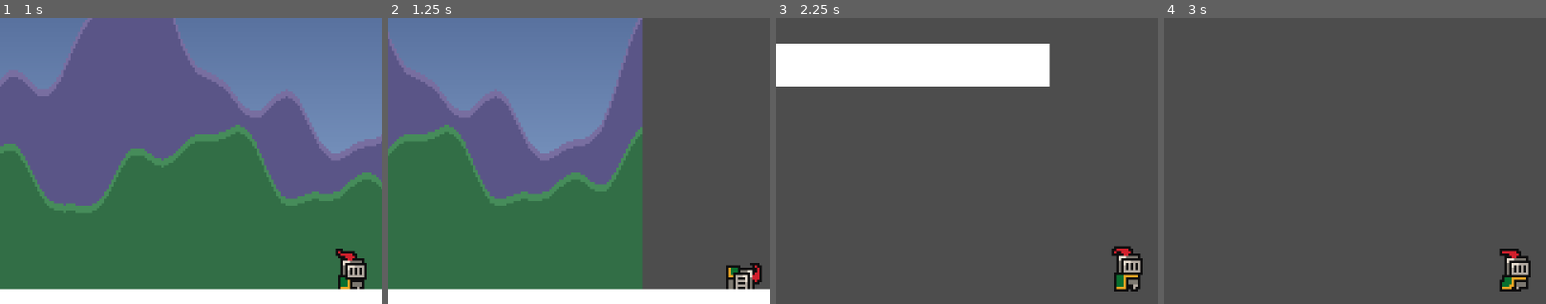
Above: before the commit, frames 1-4 (left to right).
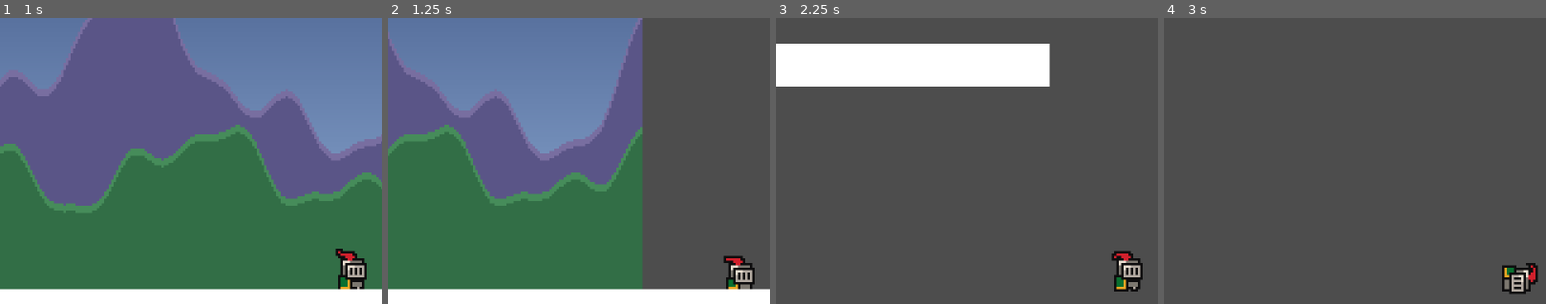
Above: after the commit, the same moments.

Repository: cuzimapanda2003/labo02_Programmation_Jeux_Multim-diat
Game: Godot game, scene res://scenes/world.tscn
The game is run twice, just before and just after one commit, with the same random seed, the same clock (stepped at 60 frames per second) and the same inputs.
Inputs (mouse positions are % of the whole screen's width and height, from its top left):
- Up to frame 1 (1 s): move the mouse to (72, 45) at 0.52 s; hold Right (right) from 0.53 s (still down); tap Down (roll, bound only before the commit) at 0.6 s; click (72, 45) at 0.67 s; tap Up (jump) at 0.77 s; tap J (attack, bound only after the commit) at 0.8 s
- Up to frame 2 (1.25 s): keep holding Right (right)
- Up to frame 3 (2.25 s): move the mouse to (30, 55) at 1.27 s; tap J (attack, bound only after the commit) at 1.35 s; click (30, 55) at 1.42 s; tap Up (jump) at 1.52 s; tap Down (roll, bound only before the commit) at 1.55, 2.1 s; move the mouse to (60, 28) at 2.02 s; release Right (right) at 2.03 s; hold Left (left) from 2.03 s (still down); click (60, 28) at 2.17 s
- Up to frame 4 (3 s): tap J (attack, bound only after the commit) at 2.3, 2.85 s; move the mouse to (45, 70) at 2.77 s; release Left (left) at 2.78 s; hold Right (right) from 2.78 s (still down); click (45, 70) at 2.92 s
The pictures show only the part of the screen within x 4-54%, y 2-52%; the shares and areas given below are measured in that part.

Frame 1 is identical in both runs. In frame 2, 0.8% of the frame differs, in the area x 87-98%, y 83-95%; in frame 3, 0.6%; in frame 4, 1.1%, in the area x 87-98%, y 80-97%.

Commit message:
changed rolling for attack

Diff:
--- a/c07_plateforme/c07_plateforme/project.godot
+++ b/c07_plateforme/c07_plateforme/project.godot
@@ -29,9 +29,10 @@
 
 [input]
 
-roll={
+attack={
 "deadzone": 0.2,
-"events": [Object(InputEventKey,"resource_local_to_scene":fa …(140 unchanged characters)… d":false,"keycode":0,"physical_keycode":4194322,"key_label":0,"unicode":0,"location":0,"echo":false,"script":null)
+"events": [Object(InputEventKey,"resource_local_to_scene":fa …(140 unchanged characters)… d":false,"keycode":0,"physical_keycode":74,"key_label":0,"unicode":106,"location":0,"echo":false,"script":null)
+, Object(InputEventMouseButton,"resource_local_to_scene":false,"resource_name":"","device":-1,"window_id":0,"alt_pressed":false,"shift_pressed":false,"ctrl_pressed":false,"meta_pressed":false,"button_mask":0,"position":Vector2(0, 0),"global_position":Vector2(0, 0),"factor":1.0,"button_index":1,"canceled":false,"pressed":false,"double_click":false,"script":null)
 ]
 }
 right={
--- a/c07_plateforme/c07_plateforme/scenes/idle.gd
+++ b/c07_plateforme/c07_plateforme/scenes/idle.gd
@@ -12,8 +12,8 @@
 
 	if Input.is_action_just_pressed("jump") and player.is_on_floor():
 		Transitioned.emit(self, "jump")
-	elif Input.is_action_just_pressed("roll"):
-		Transitioned.emit(self, "roll")
+	elif Input.is_action_just_pressed("attack"):
+		Transitioned.emit(self, "attack")
 	elif Input.get_axis("left", "right") != 0:
 		Transitioned.emit(self, "run")
 
--- a/c07_plateforme/c07_plateforme/scenes/player.tscn
+++ b/c07_plateforme/c07_plateforme/scenes/player.tscn
@@ -8,6 +8,38 @@
 [ext_resource type="Script" uid="uid://gsa5vpkfu41g" path="res://scenes/roll.gd" id="6_y4r1p"]
 [ext_resource type="Script" uid="uid://b3cyhlkpf1woh" path="res://scenes/jump.gd" id="7_d2wvv"]
 
+[sub_resource type="AtlasTexture" id="AtlasTexture_g2els"]
+atlas = ExtResource("1_4flbx")
+region = Rect2(0, 160, 32, 32)
+
+[sub_resource type="AtlasTexture" id="AtlasTexture_qhqgy"]
+atlas = ExtResource("1_4flbx")
+region = Rect2(32, 160, 32, 32)
+
+[sub_resource type="AtlasTexture" id="AtlasTexture_dqkch"]
+atlas = ExtResource("1_4flbx")
+region = Rect2(64, 160, 32, 32)
+
+[sub_resource type="AtlasTexture" id="AtlasTexture_qlg0r"]
+atlas = ExtResource("1_4flbx")
+region = Rect2(96, 160, 32, 32)
+
+[sub_resource type="AtlasTexture" id="AtlasTexture_tuyoq"]
+atlas = ExtResource("1_4flbx")
+region = Rect2(128, 160, 32, 32)
+
+[sub_resource type="AtlasTexture" id="AtlasTexture_fjrip"]
+atlas = ExtResource("1_4flbx")
+region = Rect2(160, 160, 32, 32)
+
+[sub_resource type="AtlasTexture" id="AtlasTexture_smehm"]
+atlas = ExtResource("1_4flbx")
+region = Rect2(192, 160, 32, 32)
+
+[sub_resource type="AtlasTexture" id="AtlasTexture_ur7pv"]
+atlas = ExtResource("1_4flbx")
+region = Rect2(224, 160, 32, 32)
+
 [sub_resource type="AtlasTexture" id="AtlasTexture_onrkg"]
 atlas = ExtResource("1_4flbx")
 region = Rect2(0, 0, 32, 32)
@@ -23,38 +55,6 @@
 [sub_resource type="AtlasTexture" id="AtlasTexture_sweqy"]
 atlas = ExtResource("1_4flbx")
 region = Rect2(96, 0, 32, 32)
-
-[sub_resource type="AtlasTexture" id="AtlasTexture_g2els"]
-atlas = ExtResource("1_4flbx")
-region = Rect2(0, 160, 32, 32)
-
-[sub_resource type="AtlasTexture" id="AtlasTexture_qhqgy"]
-atlas = ExtResource("1_4flbx")
-region = Rect2(32, 160, 32, 32)
-
-[sub_resource type="AtlasTexture" id="AtlasTexture_dqkch"]
-atlas = ExtResource("1_4flbx")
-region = Rect2(64, 160, 32, 32)
-
-[sub_resource type="AtlasTexture" id="AtlasTexture_qlg0r"]
-atlas = ExtResource("1_4flbx")
-region = Rect2(96, 160, 32, 32)
-
-[sub_resource type="AtlasTexture" id="AtlasTexture_tuyoq"]
-atlas = ExtResource("1_4flbx")
-region = Rect2(128, 160, 32, 32)
-
-[sub_resource type="AtlasTexture" id="AtlasTexture_fjrip"]
-atlas = ExtResource("1_4flbx")
-region = Rect2(160, 160, 32, 32)
-
-[sub_resource type="AtlasTexture" id="AtlasTexture_smehm"]
-atlas = ExtResource("1_4flbx")
-region = Rect2(192, 160, 32, 32)
-
-[sub_resource type="AtlasTexture" id="AtlasTexture_ur7pv"]
-atlas = ExtResource("1_4flbx")
-region = Rect2(224, 160, 32, 32)
 
 [sub_resource type="AtlasTexture" id="AtlasTexture_2hs0m"]
 atlas = ExtResource("1_4flbx")
@@ -122,6 +122,35 @@
 
 [sub_resource type="SpriteFrames" id="SpriteFrames_2hs0m"]
 animations = [{
+"frames": [{
+"duration": 1.0,
+"texture": SubResource("AtlasTexture_g2els")
+}, {
+"duration": 1.0,
+"texture": SubResource("AtlasTexture_qhqgy")
+}, {
+"duration": 1.0,
+"texture": SubResource("AtlasTexture_dqkch")
+}, {
+"duration": 1.0,
+"texture": SubResource("AtlasTexture_qlg0r")
+}, {
+"duration": 1.0,
+"texture": SubResource("AtlasTexture_tuyoq")
+}, {
+"duration": 1.0,
+"texture": SubResource("AtlasTexture_fjrip")
+}, {
+"duration": 1.0,
+"texture": SubResource("AtlasTexture_smehm")
+}, {
+"duration": 1.0,
+"texture": SubResource("AtlasTexture_ur7pv")
+}],
+"loop": 0,
+"name": &"attack",
+"speed": 5.0
+}, {
 "frames": [{
 "duration": 1.0,
 "texture": SubResource("AtlasTexture_onrkg")
@@ -137,35 +166,6 @@
 }],
 "loop": 1,
 "name": &"idle",
-"speed": 5.0
-}, {
-"frames": [{
-"duration": 1.0,
-"texture": SubResource("AtlasTexture_g2els")
-}, {
-"duration": 1.0,
-"texture": SubResource("AtlasTexture_qhqgy")
-}, {
-"duration": 1.0,
-"texture": SubResource("AtlasTexture_dqkch")
-}, {
-"duration": 1.0,
-"texture": SubResource("AtlasTexture_qlg0r")
-}, {
-"duration": 1.0,
-"texture": SubResource("AtlasTexture_tuyoq")
-}, {
-"duration": 1.0,
-"texture": SubResource("AtlasTexture_fjrip")
-}, {
-"duration": 1.0,
-"texture": SubResource("AtlasTexture_smehm")
-}, {
-"duration": 1.0,
-"texture": SubResource("AtlasTexture_ur7pv")
-}],
-"loop": 0,
-"name": &"roll",
 "speed": 5.0
 }, {
 "frames": [{
@@ -231,7 +231,7 @@
 [node name="AnimatedSprite2D" type="AnimatedSprite2D" parent="." unique_id=1528567656]
 position = Vector2(0, -12)
 sprite_frames = SubResource("SpriteFrames_2hs0m")
-animation = &"roll"
+animation = &"attack"
 autoplay = "idle"
 
 [node name="CollisionShape2D" type="CollisionShape2D" parent="." unique_id=976316874]
@@ -248,7 +248,7 @@
 [node name="run" type="Node" parent="StateMachine" unique_id=2005562900]
 script = ExtResource("5_ur7pv")
 
-[node name="roll" type="Node" parent="StateMachine" unique_id=1408371805]
+[node name="attack" type="Node" parent="StateMachine" unique_id=1408371805]
 script = ExtResource("6_y4r1p")
 
 [node name="jump" type="Node" parent="StateMachine" unique_id=1174189398]
--- a/c07_plateforme/c07_plateforme/scenes/roll.gd
+++ b/c07_plateforme/c07_plateforme/scenes/roll.gd
@@ -1,16 +1,17 @@
-class_name PlayerRoll
+class_name PlayerAttack
 extends BaseState
 
 @onready var player: Player = owner
 @onready var sprite: AnimatedSprite2D = owner.get_node("AnimatedSprite2D")
 
 func enter() -> void:
-	sprite.play("roll")
+	sprite.play("attack")
 
 func physics_update(_delta: float) -> void:
 	var direction := Input.get_axis("left", "right")
 	player.velocity.x = direction * player.SPEED
 
+	# Quand l'animation est finie, on revient à Idle
 	if not sprite.is_playing():
 		Transitioned.emit(self, "idle")
 
--- a/c07_plateforme/c07_plateforme/scenes/run.gd
+++ b/c07_plateforme/c07_plateforme/scenes/run.gd
@@ -15,8 +15,8 @@
 
 	if Input.is_action_just_pressed("jump") and player.is_on_floor():
 		Transitioned.emit(self, "jump")
-	elif Input.is_action_just_pressed("roll"):
-		Transitioned.emit(self, "roll")
+	elif Input.is_action_just_pressed("attack"):
+		Transitioned.emit(self, "attack")
 	elif direction == 0:
 		Transitioned.emit(self, "idle")
 
